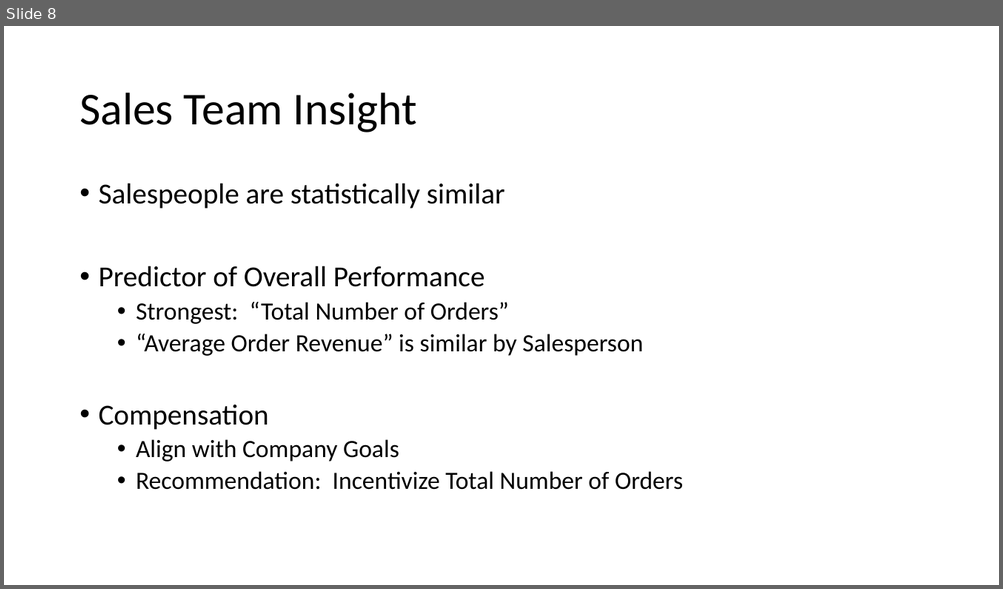
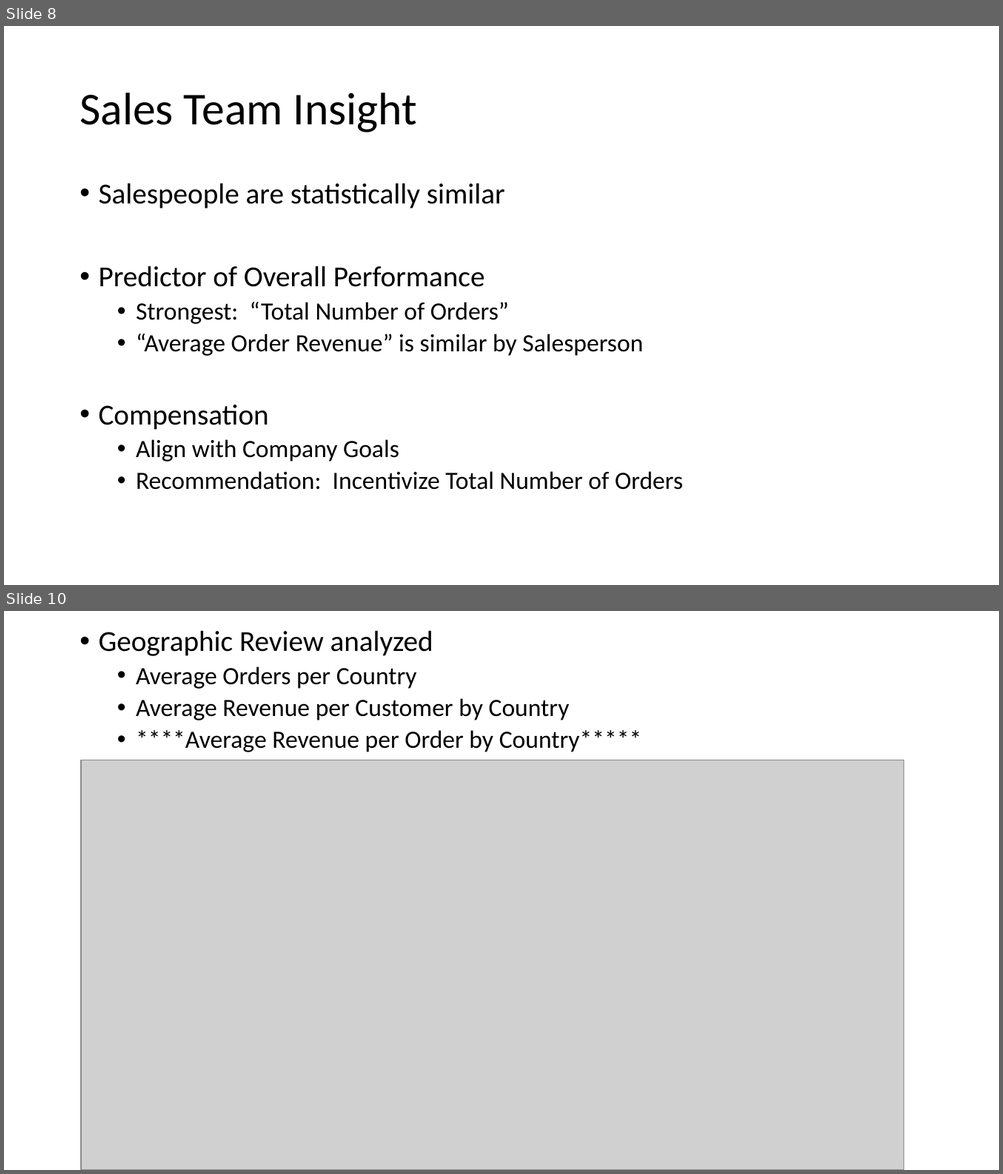
Before and after one commit to joewebb11/dsc-2-final-project-online-ds-pt-112618, a slide deck: NorthWindsPresentation.pptx. Shown one above the other, each under a label of ours: slide 8 before the commit, slides 8 and 10 after it; the slides between them are not shown. The pictures are 1003x589 and 1003x1174 pixels, drawn with LibreOffice and Linux fonts; fonts in the diff are those of the drawing; grey boxes stand for pictures. Boxes give left, top, right and bottom in pixels: in the first picture for what was removed or moved away, otherwise in the second. Text is boxed around its words. In the diff, an @@ line names an element or a change of style, - is before the commit and + after.

```diff
--- a/NorthWindsPresentation.pptx
+++ b/NorthWindsPresentation.pptx
@@ slide 10 added at (4,611,999,1170), background #FFFFFF @@
@@ text added at (99,630,642,752), 24 pt, text #000000 @@
+• Geographic Review analyzed
+  • Average Orders per Country
+  • Average Revenue per Customer by Country
+  • ****Average Revenue per Order by Country*****
@@ picture added at (81,760,903,1170) @@
```
Also in this commit, not shown: 6 slides changed, 1 other slide added, 2 slides removed, 2 other files.
